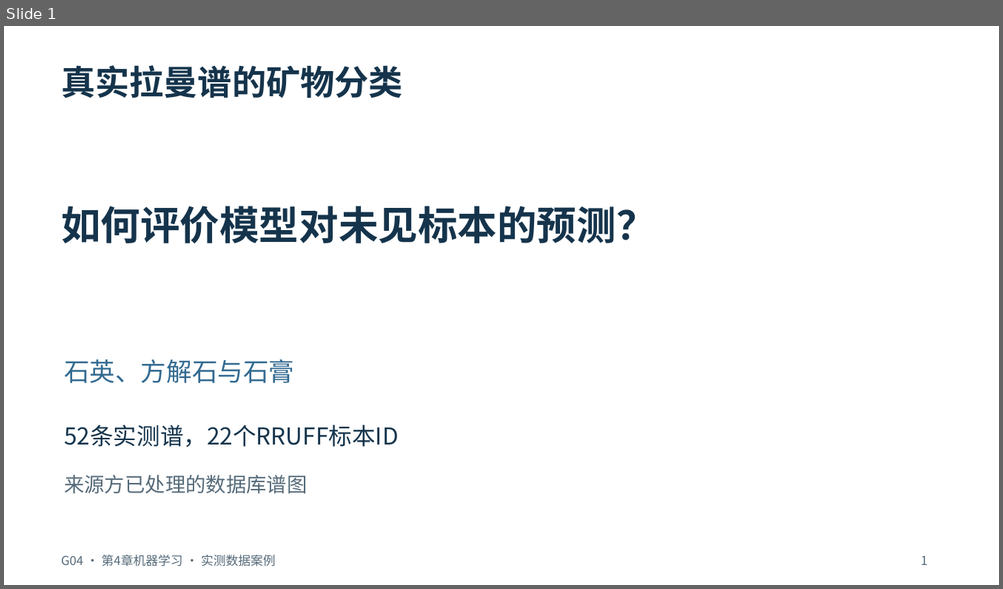
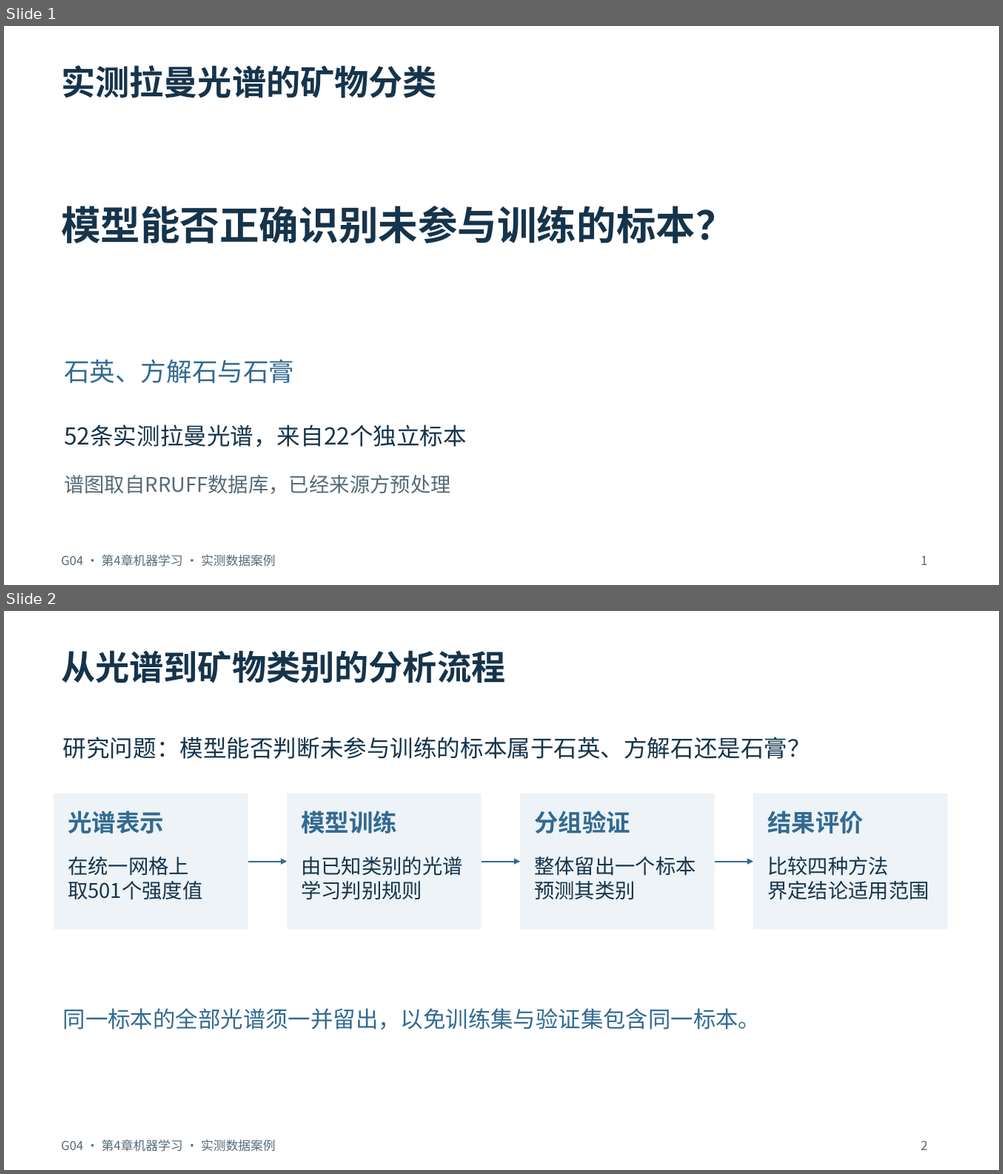
Before and after one commit to hachimi-rabbit/intelligent-analytical-chemistry, a slide deck: resources/annual/2026-2027/student-reports/ch04/G04-Raman-Real-Report.pptx. Shown one above the other, each under a label of ours: slide 1 before the commit, slides 1 and 2 after it. The pictures are 1003x589 and 1003x1174 pixels, drawn with LibreOffice and Linux fonts; fonts in the diff are those of the drawing. Boxes give left, top, right and bottom in pixels: in the first picture for what was removed or moved away, otherwise in the second. Text is boxed around its words. In the diff, an @@ line names an element or a change of style, - is before the commit and + after.

```diff
--- a/resources/annual/2026-2027/student-reports/ch04/G04-Raman-Real-Report.pptx
+++ b/resources/annual/2026-2027/student-reports/ch04/G04-Raman-Real-Report.pptx
@@ slide 2 added at (4,611,999,1170), background #FFFFFF @@
@@ text added at (61,650,506,683), 33 pt, text #15344C, bold @@
+从光谱到矿物类别的分析流程
@@ text added at (63,737,811,759), 22.5 pt, text #15344C @@
+研究问题：模型能否判断未参与训练的标本属于石英、方解石还是石膏？
@@ rectangle added at (54,794,248,930), fill #EDF3F6 @@
@@ rectangle added at (287,794,481,930), fill #EDF3F6 @@
@@ rectangle added at (521,794,714,930), fill #EDF3F6 @@
@@ rectangle added at (753,794,947,930), fill #EDF3F6 @@
@@ text added at (68,811,164,834), 23.2 pt, text #326A91, bold @@
+光谱表示
@@ text added at (301,811,397,834), 23.2 pt, text #326A91, bold @@
+模型训练
@@ text added at (534,811,630,834), 23.2 pt, text #326A91, bold @@
+分组验证
@@ text added at (767,811,863,834), 23.2 pt, text #326A91, bold @@
+结果评价
@@ text added at (68,857,202,900), 19.5 pt, text #15344C @@
+在统一网格上
+取501个强度值
@@ arrow added from (248, 862) to (287, 862), #326A91 1.5 pt @@
@@ text added at (301,857,463,900), 19.5 pt, text #15344C @@
+由已知类别的光谱
+学习判别规则
@@ arrow added from (481, 862) to (521, 862), #326A91 1.5 pt @@
@@ text added at (534,857,696,900), 19.5 pt, text #15344C @@
+整体留出一个标本
+预测其类别
@@ arrow added from (714, 862) to (753, 862), #326A91 1.5 pt @@
@@ text added at (767,857,929,900), 19.5 pt, text #15344C @@
+比较四种方法
+界定结论适用范围
@@ text added at (63,1008,761,1030), 21.8 pt, text #326A91 @@
+同一标本的全部光谱须一并留出，以免训练集与验证集包含同一标本。
@@ text added at (61,1140,276,1152), 12 pt, text #556A79 @@
+G04 · 第4章机器学习 · 实测数据案例
@@ text added at (920,1141,927,1150), 12 pt, text #556A79 @@
+2
@@ slide 1 changed as well @@
@@ text at (61,65,437,98): text changed @@
-真实拉曼谱的矿物分类
+实测拉曼光谱的矿物分类
@@ text at (61,206,735,244): text changed @@
-如何评价模型对未见标本的预测？
+模型能否正确识别未参与训练的标本？
@@ text at (64,425,466,447): text changed @@
-52条实测谱，22个RRUFF标本ID
+52条实测拉曼光谱，来自22个独立标本
@@ text at (64,475,451,494): text changed @@
-来源方已处理的数据库谱图
+谱图取自RRUFF数据库，已经来源方预处理
```
Also in this commit, not shown: 9 other slides changed, 1 other slide added, 2 slides removed, 5 other files.
